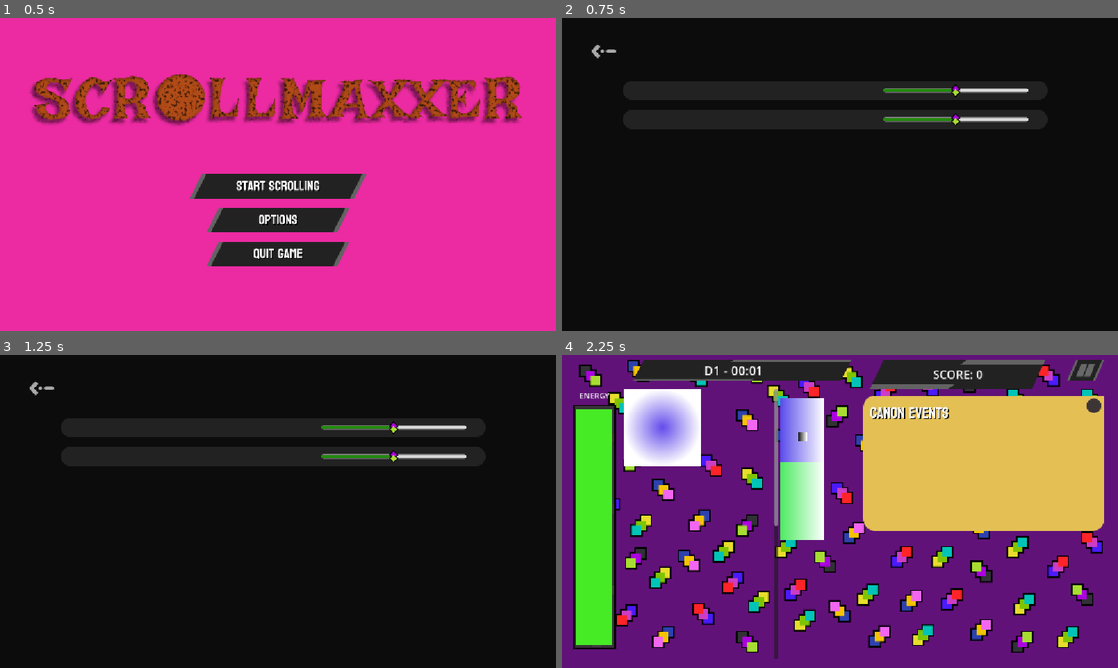
Above: before the commit, frames 1-4 (two rows, left to right).
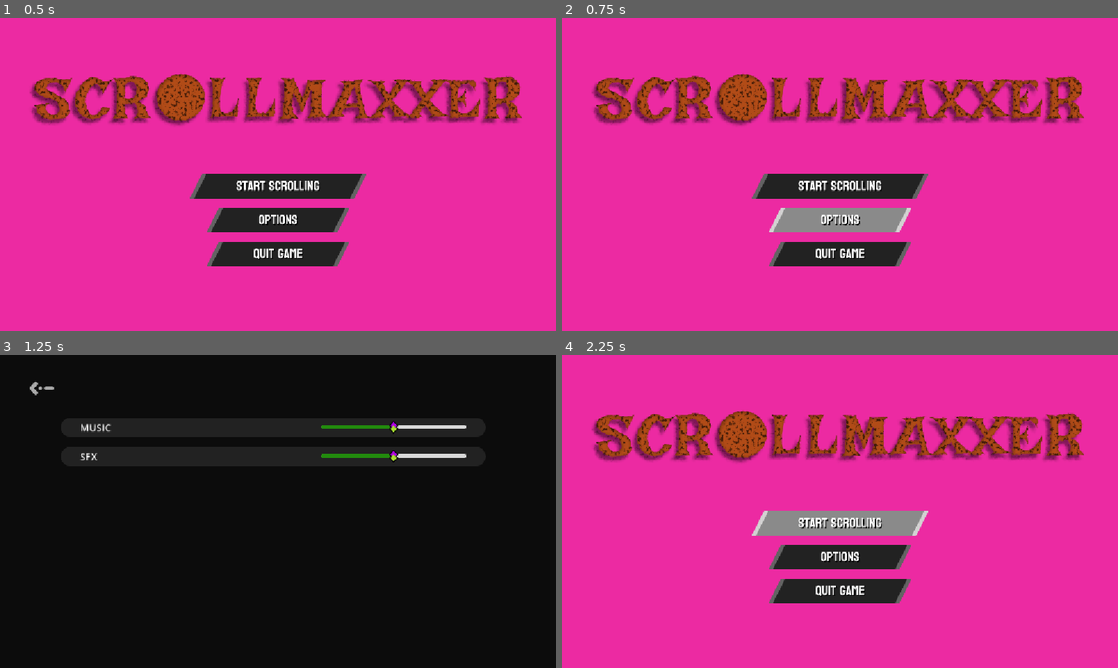
Above: after the commit, the same moments.

Repository: shi-reker/ScrollMaxxer
Game: Godot game, scene res://Scenes/main_menu.tscn
Two runs of this game, one before a commit and one after it. Both use one fixed random seed, a clock stepped at 60 frames per second and the inputs below. The engine's default icon, where the game draws it, is replaced by a stand-in: a white triangle on a blue panel in a dark square. Sound files missing from this copy of the repository are replaced by a short silence.
Inputs (mouse positions are in pixels of both pictures, inside the frame that each line leads up to):
- Up to frame 1 (0.5 s): no input
- Up to frame 2 (0.75 s): click (840, 221) at 0.5 s
- Up to frame 3 (1.25 s): no input
- Up to frame 4 (2.25 s): click (600, 389) at 1.25 s; click (840, 524) at 2 s

Frame 1 is identical in both runs. In frame 2, 97% of the frame differs, in the area x 0-100%, y 0-100%; in frame 3, 0.5%; in frame 4, 100%.

Commit message:
button hover and pressed sounds

Diff:
--- a/Scenes/main.tscn
+++ b/Scenes/main.tscn
@@ -20,6 +20,8 @@
 [ext_resource type="Script" uid="uid://c1o0exdrug8nc" path="res://scripts/energy_bar.gd" id="18_hibaj"]
 [ext_resource type="Script" uid="uid://bca1gqk2wtdgm" path="res://scripts/effect_manager.gd" id="19_fevyy"]
 [ext_resource type="Script" uid="uid://c2bfjoyk8fehu" path="res://scripts/combo_counter.gd" id="19_hibaj"]
+[ext_resource type="AudioStream" uid="uid://be301kt3bhg78" path="res://assets/audio/JDSherbert - Ultimate UI SFX Pack - Cursor - 1.ogg" id="21_ee4r6"]
+[ext_resource type="AudioStream" uid="uid://j7dbyv2e647i" path="res://assets/audio/laserShoot1.wav" id="22_gt3je"]
 
 [sub_resource type="SystemFont" id="SystemFont_pkeh2"]
 subpixel_positioning = 0
@@ -35,7 +37,7 @@
 font = SubResource("SystemFont_c53bp")
 font_size = 24
 
-[node name="Main" type="Node2D" unique_id=1606289912 node_paths=PackedStringArray("cur_content", "content_manager", "meme_manager", "clock", "energyBar", "combo_counter", "effect_manager", "pause", "scoreBoard", "to_do_list")]
+[node name="Main" type="Node2D" unique_id=1606289912 node_paths=PackedStringArray("cur_content", "content_manager", "meme_manager", "clock", "energyBar", "combo_counter", "effect_manager", "pause", "scoreBoard", "to_do_list", "hoverSound", "pressSound")]
 script = ExtResource("1_fdnlq")
 cur_content = NodePath("BG layer/UI layer/ContentManager/ContentList/Content")
 content_manager = NodePath("BG layer/UI layer/ContentManager")
@@ -47,6 +49,8 @@
 pause = NodePath("BG layer/UI layer/PauseButton")
 scoreBoard = NodePath("BG layer/UI layer/ScoreCounter/ScoreText")
 to_do_list = NodePath("BG layer/UI layer/ToDoList")
+hoverSound = NodePath("HoverSound")
+pressSound = NodePath("PressedSound")
 
 [node name="Camera2D" type="Camera2D" parent="." unique_id=1863998892]
 anchor_mode = 0
@@ -258,6 +262,13 @@
 [node name="EffectManager" type="Node" parent="." unique_id=744317371]
 script = ExtResource("19_fevyy")
 
+[node name="HoverSound" type="AudioStreamPlayer2D" parent="." unique_id=1025975606]
+stream = ExtResource("21_ee4r6")
+
+[node name="PressedSound" type="AudioStreamPlayer2D" parent="." unique_id=420905416]
+stream = ExtResource("22_gt3je")
+
+[connection signal="mouse_entered" from="BG layer/UI layer/PauseButton" to="." method="_on_pause_button_mouse_entered"]
 [connection signal="pressed" from="BG layer/UI layer/PauseButton" to="." method="_on_pause_button_pressed"]
 [connection signal="meme_selected" from="BG layer/UI layer/MemeManager" to="." method="_on_meme_manager_meme_selected"]
 [connection signal="scrolled" from="BG layer/UI layer/ContentManager" to="." method="_on_content_manager_scrolled"]
--- a/Scenes/main_menu.tscn
+++ b/Scenes/main_menu.tscn
@@ -11,8 +11,10 @@
 [ext_resource type="Texture2D" uid="uid://dhkk2hysc0ygb" path="res://assets/UI/buttons/main menu/quit button idle.png" id="8_m3bi6"]
 [ext_resource type="Texture2D" uid="uid://nqwxpjcl4jkm" path="res://assets/UI/buttons/main menu/quit button pressed.png" id="9_wyh8j"]
 [ext_resource type="Texture2D" uid="uid://nf7ppjpjl03x" path="res://assets/UI/buttons/main menu/quit button hover.png" id="10_ujyyl"]
+[ext_resource type="AudioStream" uid="uid://be301kt3bhg78" path="res://assets/audio/JDSherbert - Ultimate UI SFX Pack - Cursor - 1.ogg" id="12_5egv6"]
+[ext_resource type="AudioStream" uid="uid://j7dbyv2e647i" path="res://assets/audio/laserShoot1.wav" id="13_5egv6"]
 
-[node name="MainMenu" type="TextureRect" unique_id=1161290684 node_paths=PackedStringArray("playButton", "optButton", "quitButton")]
+[node name="MainMenu" type="TextureRect" unique_id=1161290684 node_paths=PackedStringArray("playButton", "optButton", "quitButton", "hoverSound", "pressSound")]
 anchors_preset = 15
 anchor_right = 1.0
 anchor_bottom = 1.0
@@ -23,6 +25,8 @@
 playButton = NodePath("VBoxContainer/Start")
 optButton = NodePath("VBoxContainer/Options")
 quitButton = NodePath("VBoxContainer/Quit")
+hoverSound = NodePath("HoverSound")
+pressSound = NodePath("PressedSound")
 
 [node name="VBoxContainer" type="VBoxContainer" parent="." unique_id=1297307673]
 layout_mode = 1
@@ -59,6 +63,15 @@
 texture_pressed = ExtResource("9_wyh8j")
 texture_hover = ExtResource("10_ujyyl")
 
+[node name="HoverSound" type="AudioStreamPlayer2D" parent="." unique_id=858564388]
+stream = ExtResource("12_5egv6")
+
+[node name="PressedSound" type="AudioStreamPlayer2D" parent="." unique_id=387316405]
+stream = ExtResource("13_5egv6")
+
+[connection signal="mouse_entered" from="VBoxContainer/Start" to="." method="_on_start_mouse_entered"]
 [connection signal="pressed" from="VBoxContainer/Start" to="." method="_on_start_pressed"]
+[connection signal="mouse_entered" from="VBoxContainer/Options" to="." method="_on_options_mouse_entered"]
 [connection signal="pressed" from="VBoxContainer/Options" to="." method="_on_options_pressed"]
+[connection signal="mouse_entered" from="VBoxContainer/Quit" to="." method="_on_quit_mouse_entered"]
 [connection signal="pressed" from="VBoxContainer/Quit" to="." method="_on_quit_pressed"]
--- a/Scenes/options_menu.tscn
+++ b/Scenes/options_menu.tscn
@@ -6,8 +6,10 @@
 [ext_resource type="Texture2D" uid="uid://cfrphkin8cx7c" path="res://assets/UI/buttons/back button pressed.png" id="3_tqe32"]
 [ext_resource type="Texture2D" uid="uid://df7pq2oqba0sn" path="res://assets/UI/buttons/back button hover.png" id="4_qfavn"]
 [ext_resource type="PackedScene" uid="uid://batjnfqmg82l3" path="res://Scenes/setting_slot.tscn" id="6_qfavn"]
+[ext_resource type="AudioStream" uid="uid://be301kt3bhg78" path="res://assets/audio/JDSherbert - Ultimate UI SFX Pack - Cursor - 1.ogg" id="7_syw6n"]
+[ext_resource type="AudioStream" uid="uid://j7dbyv2e647i" path="res://assets/audio/laserShoot1.wav" id="8_cvaji"]
 
-[node name="OptionsMenu" type="TextureRect" unique_id=2072360745 node_paths=PackedStringArray("backButton", "musicSlider", "sfxSlider")]
+[node name="OptionsMenu" type="TextureRect" unique_id=2072360745 node_paths=PackedStringArray("backButton", "musicSlider", "sfxSlider", "hoverSound", "pressSound")]
 anchors_preset = 15
 anchor_right = 1.0
 anchor_bottom = 1.0
@@ -18,6 +20,8 @@
 backButton = NodePath("Back")
 musicSlider = NodePath("ScrollContainer/VBoxContainer/MusicVolSlider")
 sfxSlider = NodePath("ScrollContainer/VBoxContainer/SfxVolSlider")
+hoverSound = NodePath("HoverSound")
+pressSound = NodePath("PressedSound")
 
 [node name="Back" type="TextureButton" parent="." unique_id=558777392]
 layout_mode = 1
@@ -54,4 +58,11 @@
 [node name="SfxVolSlider" parent="ScrollContainer/VBoxContainer" unique_id=1916585267 instance=ExtResource("6_qfavn")]
 layout_mode = 2
 
+[node name="HoverSound" type="AudioStreamPlayer2D" parent="." unique_id=888602219]
+stream = ExtResource("7_syw6n")
+
+[node name="PressedSound" type="AudioStreamPlayer2D" parent="." unique_id=1585724704]
+stream = ExtResource("8_cvaji")
+
+[connection signal="mouse_entered" from="Back" to="." method="_on_back_mouse_entered"]
 [connection signal="pressed" from="Back" to="." method="_on_back_pressed"]
--- a/Scenes/pause_menu.tscn
+++ b/Scenes/pause_menu.tscn
@@ -14,6 +14,8 @@
 [ext_resource type="Texture2D" uid="uid://bo82mgaeerlfb" path="res://assets/UI/buttons/pause menu/exit button idle.png" id="12_pqvcn"]
 [ext_resource type="Texture2D" uid="uid://b6p0avrkichra" path="res://assets/UI/buttons/pause menu/exit button pressed.png" id="13_1gov1"]
 [ext_resource type="Texture2D" uid="uid://dbb1io04ktnvv" path="res://assets/UI/buttons/pause menu/exit button hover.png" id="14_uv8gj"]
+[ext_resource type="AudioStream" uid="uid://be301kt3bhg78" path="res://assets/audio/JDSherbert - Ultimate UI SFX Pack - Cursor - 1.ogg" id="15_6wqnn"]
+[ext_resource type="AudioStream" uid="uid://j7dbyv2e647i" path="res://assets/audio/laserShoot1.wav" id="16_1ymcx"]
 
 [sub_resource type="LabelSettings" id="LabelSettings_y2c35"]
 font_size = 32
@@ -21,7 +23,7 @@
 [sub_resource type="LabelSettings" id="LabelSettings_emv3i"]
 font_size = 24
 
-[node name="PauseMenu" type="TextureRect" unique_id=392182149 node_paths=PackedStringArray("dateNtime", "score", "resumeButton", "optionsButton", "saveButton", "exitButton")]
+[node name="PauseMenu" type="TextureRect" unique_id=392182149 node_paths=PackedStringArray("dateNtime", "score", "resumeButton", "optionsButton", "saveButton", "exitButton", "hoverSound", "pressSound")]
 anchors_preset = 15
 anchor_right = 1.0
 anchor_bottom = 1.0
@@ -35,6 +37,8 @@
 optionsButton = NodePath("VBoxContainer/VBoxContainer2/Options")
 saveButton = NodePath("VBoxContainer/VBoxContainer2/Save")
 exitButton = NodePath("VBoxContainer/VBoxContainer2/Exit")
+hoverSound = NodePath("HoverSound")
+pressSound = NodePath("PressedSound")
 
 [node name="VBoxContainer" type="VBoxContainer" parent="." unique_id=474483957]
 layout_mode = 1
@@ -102,7 +106,17 @@
 texture_pressed = ExtResource("13_1gov1")
 texture_hover = ExtResource("14_uv8gj")
 
+[node name="HoverSound" type="AudioStreamPlayer2D" parent="." unique_id=1290273384]
+stream = ExtResource("15_6wqnn")
+
+[node name="PressedSound" type="AudioStreamPlayer2D" parent="." unique_id=78477621]
+stream = ExtResource("16_1ymcx")
+
+[connection signal="mouse_entered" from="VBoxContainer/VBoxContainer2/Resume" to="." method="_on_resume_mouse_entered"]
 [connection signal="pressed" from="VBoxContainer/VBoxContainer2/Resume" to="." method="_on_resume_pressed"]
+[connection signal="mouse_entered" from="VBoxContainer/VBoxContainer2/Options" to="." method="_on_options_mouse_entered"]
 [connection signal="pressed" from="VBoxContainer/VBoxContainer2/Options" to="." method="_on_options_pressed"]
+[connection signal="mouse_entered" from="VBoxContainer/VBoxContainer2/Save" to="." method="_on_save_mouse_entered"]
 [connection signal="pressed" from="VBoxContainer/VBoxContainer2/Save" to="." method="_on_save_pressed"]
+[connection signal="mouse_entered" from="VBoxContainer/VBoxContainer2/Exit" to="." method="_on_exit_mouse_entered"]
 [connection signal="pressed" from="VBoxContainer/VBoxContainer2/Exit" to="." method="_on_exit_pressed"]
--- a/Scenes/setting_slot.tscn
+++ b/Scenes/setting_slot.tscn
@@ -6,13 +6,14 @@
 [ext_resource type="Texture2D" uid="uid://43wya55q7jtl" path="res://assets/UI/buttons/options/slider highlight.png" id="3_axb4e"]
 [ext_resource type="Texture2D" uid="uid://q25k4bwoxmcf" path="res://assets/UI/buttons/options/slider head highlight.png" id="3_ebw5r"]
 [ext_resource type="Texture2D" uid="uid://cl0hqrbiwxa1u" path="res://assets/UI/buttons/options/slider idle.png" id="4_jqi30"]
+[ext_resource type="AudioStream" uid="uid://be301kt3bhg78" path="res://assets/audio/JDSherbert - Ultimate UI SFX Pack - Cursor - 1.ogg" id="7_ce71l"]
 
 [sub_resource type="SystemFont" id="SystemFont_pkeh2"]
+subpixel_positioning = 0
 
 [sub_resource type="LabelSettings" id="LabelSettings_y8knx"]
 font = SubResource("SystemFont_pkeh2")
 font_size = 20
-font_color = Color(0.92156863, 0, 0, 1)
 
 [sub_resource type="StyleBoxFlat" id="StyleBoxFlat_0roye"]
 content_margin_left = 4.0
@@ -32,16 +33,18 @@
 [sub_resource type="StyleBoxTexture" id="StyleBoxTexture_ebw5r"]
 texture = ExtResource("3_axb4e")
 
-[node name="SettingSlot" type="TextureRect" unique_id=1015510504 node_paths=PackedStringArray("settingTitle", "settingSlider")]
+[node name="SettingSlot" type="TextureRect" unique_id=1015510504 node_paths=PackedStringArray("settingTitle", "settingSlider", "hoverSound")]
 offset_right = 880.0
 offset_bottom = 40.0
 texture = ExtResource("1_ctcku")
 script = ExtResource("2_jqi30")
 settingTitle = NodePath("HBoxContainer/Label")
 settingSlider = NodePath("HBoxContainer/HSlider")
+hoverSound = NodePath("HoverSound")
 
 [node name="HBoxContainer" type="HBoxContainer" parent="." unique_id=1513011112]
 custom_maximum_size = Vector2(800, 22)
+propagate_maximum_size = false
 layout_mode = 1
 anchors_preset = -1
 anchor_left = 0.5
@@ -59,7 +62,7 @@
 [node name="Label" type="Label" parent="HBoxContainer" unique_id=1581860246]
 layout_mode = 2
 size_flags_horizontal = 2
-text = "music"
+text = "My balls"
 label_settings = SubResource("LabelSettings_y8knx")
 vertical_alignment = 1
 uppercase = true
@@ -76,3 +79,8 @@
 theme_override_styles/grabber_area_highlight = SubResource("StyleBoxTexture_ebw5r")
 value = 50.0
 ticks_position = 3
+
+[node name="HoverSound" type="AudioStreamPlayer2D" parent="." unique_id=139601363]
+stream = ExtResource("7_ce71l")
+
+[connection signal="mouse_entered" from="HBoxContainer/HSlider" to="." method="_on_h_slider_mouse_entered"]
--- a/scripts/main/main.gd
+++ b/scripts/main/main.gd
@@ -38,6 +38,8 @@
 @export var pause:TextureButton
 @export var scoreBoard:Label
 @export var to_do_list: ToDoList
+@export var hoverSound:AudioStreamPlayer2D
+@export var pressSound:AudioStreamPlayer2D
 
 func _ready() -> void:
 	energy = energy
@@ -110,6 +112,9 @@
 	MenuChanges.dateNtime = [day, hr, min]
 	MenuChanges.playerScore = score
 
+	pressSound.play()
+	await pressSound.finished
+
 	var pauseLayer = CanvasLayer.new()
 	pauseLayer.process_mode = PROCESS_MODE_ALWAYS
 	var pauseScene = load("res://Scenes/pause_menu.tscn")
@@ -117,3 +122,6 @@
 	pauseLayer.add_child(pauseMenu)
 	get_tree().root.add_child(pauseLayer)
 	get_tree().paused = true
+
+func _on_pause_button_mouse_entered() -> void:
+	hoverSound.play()
--- a/scripts/menus/main_menu.gd
+++ b/scripts/menus/main_menu.gd
@@ -3,14 +3,31 @@
 @export var playButton:TextureButton
 @export var optButton:TextureButton
 @export var quitButton:TextureButton
+@export var hoverSound:AudioStreamPlayer2D
+@export var pressSound:AudioStreamPlayer2D
 
 func _on_start_pressed() -> void:
+	pressSound.play()
+	await  pressSound.finished
 	get_tree().change_scene_to_file("res://Scenes/main.tscn")
 
+func _on_start_mouse_entered() -> void:
+	hoverSound.play()
+
 func _on_options_pressed() -> void:
+	pressSound.play()
+	await  pressSound.finished
 	MenuChanges.prevScene = "res://Scenes/main_menu.tscn"
 	get_tree().change_scene_to_file("res://Scenes/options_menu.tscn")
 	#queue_free()
 
+func _on_options_mouse_entered() -> void:
+	hoverSound.play()
+
 func _on_quit_pressed() -> void:
+	pressSound.play()
+	await  pressSound.finished
 	get_tree().quit()
+
+func _on_quit_mouse_entered() -> void:
+	hoverSound.play()
--- a/scripts/menus/options_menu.gd
+++ b/scripts/menus/options_menu.gd
@@ -3,6 +3,8 @@
 @export var backButton:TextureButton
 @export var musicSlider:Setting_slot
 @export var sfxSlider:Setting_slot
+@export var hoverSound:AudioStreamPlayer2D
+@export var pressSound:AudioStreamPlayer2D
 
 func _ready() -> void:
 	musicSlider.settingTitle.text = "music"
@@ -21,9 +23,14 @@
 	print_debug(val)
 
 func _on_back_pressed() -> void:
+	pressSound.play()
+	await  pressSound.finished
 	if MenuChanges.prevScene == "res://Scenes/pause_menu.tscn":
 		var pauseScene = load(MenuChanges.prevScene)
 		get_parent().add_child(pauseScene.instantiate())
 		queue_free()
 	else:
 		get_tree().change_scene_to_file(MenuChanges.prevScene)
+
+func _on_back_mouse_entered() -> void:
+	hoverSound.play()
--- a/scripts/menus/pause_menu.gd
+++ b/scripts/menus/pause_menu.gd
@@ -6,6 +6,8 @@
 @export var optionsButton:TextureButton
 @export var saveButton:TextureButton
 @export var exitButton:TextureButton
+@export var hoverSound:AudioStreamPlayer2D
+@export var pressSound:AudioStreamPlayer2D
 
 func _ready() -> void:
 	var d = MenuChanges.dateNtime[0]
@@ -22,19 +24,38 @@
 	score.text = "score: " +str(MenuChanges.playerScore)
 
 func _on_resume_pressed() -> void:
+	pressSound.play()
+	await  pressSound.finished
 	get_tree().paused = false
 	queue_free()
 
 func _on_options_pressed() -> void:
+	pressSound.play()
+	await  pressSound.finished
 	MenuChanges.prevScene = "res://Scenes/pause_menu.tscn"
 	var optionScene = load("res://Scenes/options_menu.tscn")
 	get_parent().add_child(optionScene.instantiate())
 	queue_free()
 
 func _on_save_pressed() -> void:
-	pass # Replace with function body.
+	pressSound.play()
+	await  pressSound.finished
 
 func _on_exit_pressed() -> void:
+	pressSound.play()
+	await  pressSound.finished
 	get_tree().paused = false
 	get_tree().change_scene_to_file("res://Scenes/main_menu.tscn")
 	queue_free()
+
+func _on_resume_mouse_entered() -> void:
+	hoverSound.play()
+
+func _on_options_mouse_entered() -> void:
+	hoverSound.play()
+
+func _on_save_mouse_entered() -> void:
+	hoverSound.play()
+
+func _on_exit_mouse_entered() -> void:
+	hoverSound.play()
--- a/scripts/setting_slot.gd
+++ b/scripts/setting_slot.gd
@@ -3,3 +3,7 @@
 
 @export var settingTitle:Label
 @export var settingSlider:HSlider
+@export var hoverSound:AudioStreamPlayer2D
+
+func _on_h_slider_mouse_entered() -> void:
+	hoverSound.play()
Not shown, added: assets/audio/JDSherbert - Ultimate UI SFX Pack - Cancel - 1.ogg.import
Not shown, added: assets/audio/JDSherbert - Ultimate UI SFX Pack - Cancel - 2.ogg.import
Not shown, added: assets/audio/JDSherbert - Ultimate UI SFX Pack - Cursor - 1.ogg.import
Not shown, added: assets/audio/JDSherbert - Ultimate UI SFX Pack - Cursor - 2.ogg.import
Not shown, added: assets/audio/JDSherbert - Ultimate UI SFX Pack - Cursor - 3.ogg.import
Not shown, added: assets/audio/JDSherbert - Ultimate UI SFX Pack - Cursor - 4.ogg.import
Not shown, added: assets/audio/JDSherbert - Ultimate UI SFX Pack - Cursor - 5.ogg.import
Not shown, added: assets/audio/JDSherbert - Ultimate UI SFX Pack - Error - 1.ogg.import
Not shown, added: assets/audio/JDSherbert - Ultimate UI SFX Pack - Popup Close - 1.ogg.import
Not shown, added: assets/audio/JDSherbert - Ultimate UI SFX Pack - Popup Open - 1.ogg.import
Not shown, added: assets/audio/JDSherbert - Ultimate UI SFX Pack - Select - 1.ogg.import
Not shown, added: assets/audio/JDSherbert - Ultimate UI SFX Pack - Select - 2.ogg.import
(and 24 more such lines)
